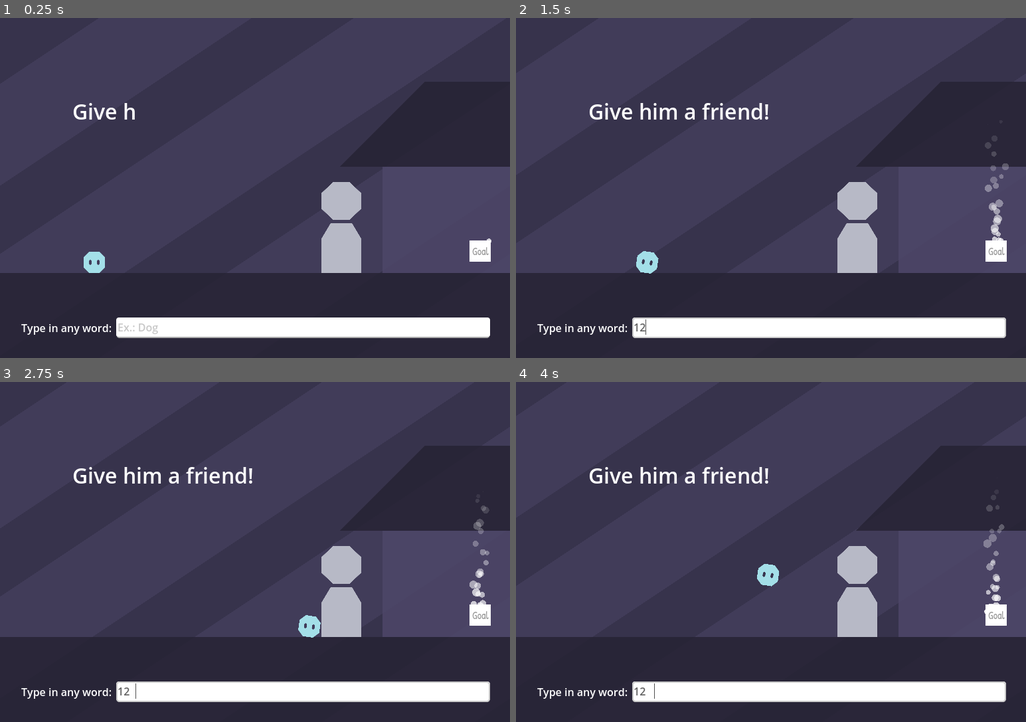
Above: before the commit, frames 1-4 (two rows, left to right).
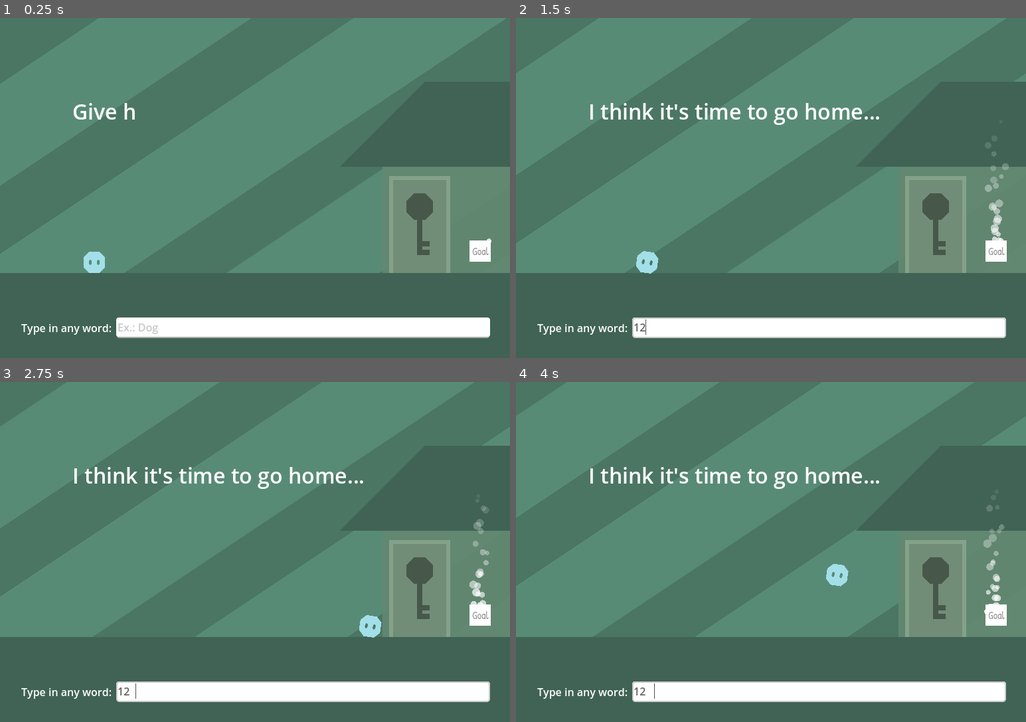
Above: after the commit, the same moments.

Repository: WordPlayEducation/word-play-platformer
Game: Godot game, scene res://main/main.tscn
The game is run twice, just before and just after one commit, with the same random seed, the same clock (stepped at 60 frames per second) and the same inputs.
Inputs (mouse positions are in pixels of both pictures, inside the frame that each line leads up to):
- Up to frame 1 (0.25 s): no input
- Up to frame 2 (1.5 s): click (816, 327) at 0.52 s; type "12" at 0.6 s; move the mouse to (883, 171) at 1.27 s; press the mouse at (883, 171) at 1.28 s; hold Right (ui_right) from 1.28 s (still down)
- Up to frame 3 (2.75 s): keep holding Right (ui_right); tap Space (jump) at 1.52, 2.27 s; move the mouse to (153, 569) at 2.02 s; release the mouse at (153, 569) at 2.03 s; click (153, 569) at 2.1 s
- Up to frame 4 (4 s): move the mouse to (822, 477) at 2.77 s; release Right (ui_right) at 2.78 s; press the mouse at (822, 477) at 2.78 s; hold Left (ui_left) 2.78-3.53 s; move the mouse to (745, 620) at 3.52 s; release the mouse at (745, 620) at 3.53 s; hold Right (ui_right) from 3.53 s (still down); click (745, 620) at 3.6 s; tap Space (jump) at 3.77 s

The runs differ from the first frame. In frame 1, 95% of the frame differs, in the area x 0-100%, y 0-100%; in frame 2, 95%; in frame 3, 95%; in frame 4, 95%.

Commit message:
binaru questions

Diff:
--- a/main/creator/creator.gd
+++ b/main/creator/creator.gd
@@ -7,14 +7,21 @@
 var i: int =  0
 
 signal data_gotten(data: Variant)
+signal data_gotten2(data: Variant)
 
 func _ready() -> void:
 	request_completed.connect(_on_request_completed)
+	%Asker.request_completed.connect(_on_request_completed2)
 
 func _on_request_completed(result: int, response_code: int, headers: PackedStringArray, body: PackedByteArray) -> void:
 	var json: JSON = JSON.new()
 	json.parse(body.get_string_from_utf8())
 	data_gotten.emit(json.data)
+
+func _on_request_completed2(result: int, response_code: int, headers: PackedStringArray, body: PackedByteArray) -> void:
+	var json: JSON = JSON.new()
+	json.parse(body.get_string_from_utf8())
+	data_gotten2.emit(json.data)
 
 func create_object(word: String) -> WordObject:
 	request("http://127.0.0.1:5000/classify_object?user_prompt=\"%s\"" % word)
@@ -36,7 +43,6 @@
 	else:
 		type = "inanimate_solid"
 	type = type.replace(" ", "_")
-	print(type)
 	match type:
 		"fluid":
 			word_obj = fluid_type.instantiate()
@@ -123,4 +129,10 @@
 	return s.replace(" ", "_").to_lower()
 
 func ask(question: String, answer: String) -> bool:
-	return true
+	print(question, " " ,answer)
+	%Asker.request("http://127.0.0.1:5000/binary_question?level_prompt=\"%s\"&user_prompt=\"%s\"" % [question, answer])
+	var ai_response: Variant = await data_gotten2
+	print(ai_response)
+	if "binary_response" in ai_response:
+		return ai_response["binary_response"]
+	return false
--- a/main/level/level0/level_0.tscn
+++ b/main/level/level0/level_0.tscn
@@ -3,30 +3,46 @@
 [ext_resource type="PackedScene" uid="uid://bdgi21enh22hp" path="res://main/level/level.tscn" id="1_ufw60"]
 [ext_resource type="PackedScene" uid="uid://bhxmtcv40q5jg" path="res://main/recognizer/recognizer.tscn" id="2_lwe4m"]
 [ext_resource type="PackedScene" uid="uid://dy7cifdxv74yg" path="res://main/ui/story_label.tscn" id="2_yv0iq"]
-[ext_resource type="Texture2D" uid="uid://cprnb42ok8c3u" path="res://main/assets/door.png" id="4_xaxjq"]
+[ext_resource type="Texture2D" uid="uid://beffgsaddmlip" path="res://main/assets/key-door.png" id="3_w8svy"]
 
 [node name="Level0" instance=ExtResource("1_ufw60")]
 
+[node name="Sprite2D" parent="." index="0"]
+modulate = Color(0.344921, 0.546549, 0.459114, 1)
+
 [node name="BasicTileMapLayer2" parent="." index="1"]
-modulate = Color(0.30176, 0.2747, 0.41, 0.854902)
+modulate = Color(0.3869, 0.53, 0.441755, 0.921569)
 tile_map_data = PackedByteArray("AAASAAsAAAAAAAAAAAASAAoAAAAAAAAAAAASAAkAAAAAAAAAAAASAAgAAAAAAAAAAAASAAcAAAAAAAAAAAATAA …(400 unchanged characters)…
 
 [node name="BasicTileMapLayer" parent="." index="2"]
-modulate = Color(0.1472, 0.134, 0.2, 0.835294)
+modulate = Color(0.2496, 0.39, 0.3315, 1)
 tile_map_data = PackedByteArray("AAAAAA8AAAAAAAAAAAABAA8AAAAAAAAAAAACAA8AAAAAAAAAAAADAA8AAAAAAAAAAAAEAA8AAAAAAAAAAAAFAA …(1872 unchanged characters)…
 
 [node name="Recognizer" parent="." index="4" instance=ExtResource("2_lwe4m")]
-position = Vector2(514, 353)
+modulate = Color(0.6885, 0.85, 0.7208, 0.976471)
+position = Vector2(618, 354)
+question = "door_unlockers"
+
+[node name="CollisionShape2D" parent="Recognizer" index="1"]
+debug_color = Color(0, 0.595, 0.7, 0.682353)
+
+[node name="Sprite2D" parent="Recognizer/SpriteHolder" index="0"]
+position = Vector2(14, -43)
+texture = ExtResource("3_w8svy")
 
 [node name="StoryLabel" parent="." index="5" instance=ExtResource("2_yv0iq")]
 offset_left = 109.0
 offset_top = 118.0
 offset_right = 382.0
 offset_bottom = 163.0
-sentences = Array[String](["Give him a friend!", "Say hi!", "Bye!"])
+sentences = Array[String](["I think it's time to go home...", "Oh no, it's locked!", "I need to unlock my door..."])
 
-[node name="Door" type="Sprite2D" parent="." index="6"]
+[node name="StoryLabel2" parent="." index="6" instance=ExtResource("2_yv0iq")]
 visible = false
-position = Vector2(442, 280)
-scale = Vector2(0.2, 0.2)
-texture = ExtResource("4_xaxjq")
+modulate = Color(0.2, 0.388235, 0.32549, 1)
+offset_left = 109.0
+offset_top = 118.0
+offset_right = 382.0
+offset_bottom = 163.0
+
+[editable path="Recognizer"]
--- a/main/main.tscn
+++ b/main/main.tscn
@@ -27,6 +27,9 @@
 unique_name_in_owner = true
 script = ExtResource("4_exasg")
 
+[node name="Asker" type="HTTPRequest" parent="Creator"]
+unique_name_in_owner = true
+
 [node name="Placer" type="Node" parent="."]
 unique_name_in_owner = true
 script = ExtResource("3_1iut8")
--- a/main/recognizer/recognizer.gd
+++ b/main/recognizer/recognizer.gd
@@ -10,7 +10,7 @@
 		body = body.get_parent()
 	if not body is WordObject:
 		return
-	if Ref.creator.ask(question, body.text):
+	if await Ref.creator.ask(question, body.text):
 		kill.call_deferred()
 
 func kill() -> void:
--- a/main/recognizer/recognizer.tscn
+++ b/main/recognizer/recognizer.tscn
@@ -7,7 +7,7 @@
 size = Vector2(64, 128)
 
 [sub_resource type="RectangleShape2D" id="RectangleShape2D_yu3jx"]
-size = Vector2(48, 48)
+size = Vector2(80, 80)
 
 [sub_resource type="Animation" id="Animation_p8qy0"]
 length = 0.001
Not shown, added: main/assets/table.png.import
